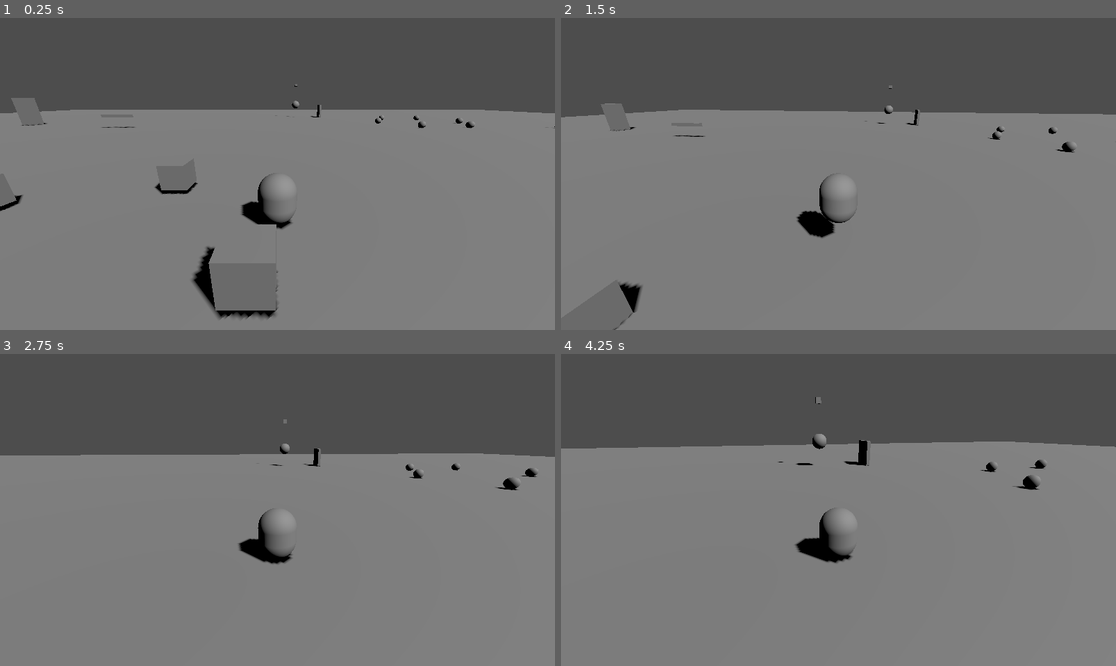
Above: before the commit, frames 1-4 (two rows, left to right).
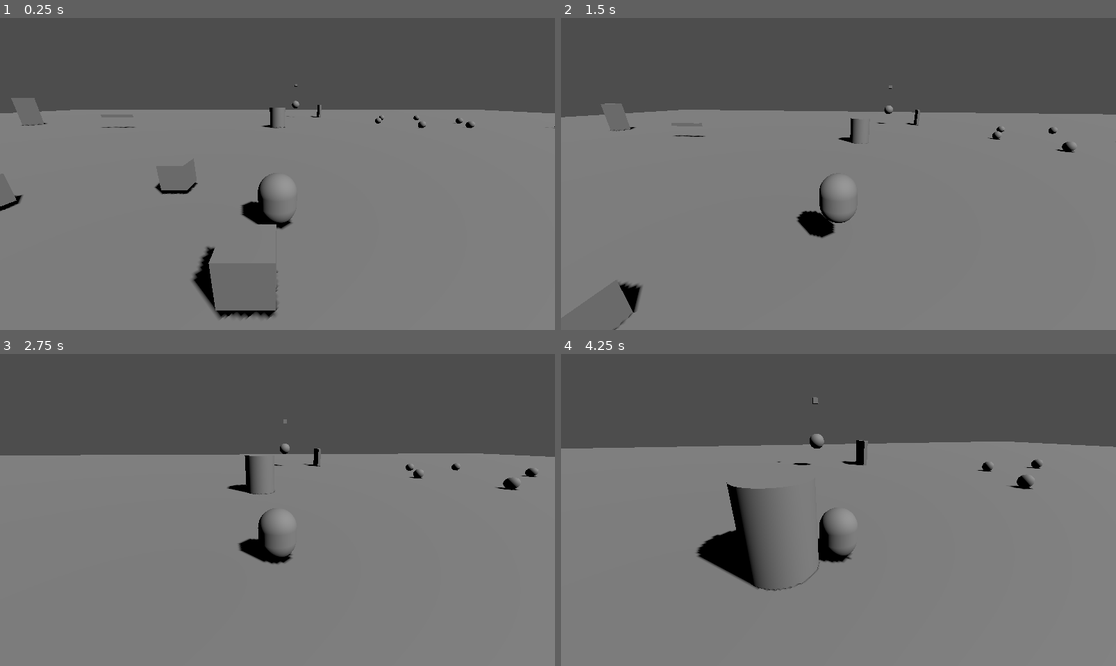
Above: after the commit, the same moments.

Repository: CrowBe/VerbEndings
Game: Godot game, scene res://scenes/core/Game.tscn
The game is run twice, just before and just after one commit, with the same random seed, the same clock (stepped at 60 frames per second) and the same inputs.
Inputs (mouse positions are in pixels of both pictures, inside the frame that each line leads up to):
- Up to frame 1 (0.25 s): no input
- Up to frame 2 (1.5 s): move the mouse to (866, 174) at 0.52 s; hold W (move_forward) from 0.53 s (still down); click (866, 174) at 0.6 s; tap Space (jump) at 0.77 s; move the mouse to (810, 174) at 1.27 s; right-click (810, 174) at 1.35 s
- Up to frame 3 (2.75 s): keep holding W (move_forward); tap Space (jump) at 1.52 s; move the mouse to (288, 503) at 2.02 s; click (288, 503) at 2.1 s
- Up to frame 4 (4.25 s): keep holding W (move_forward); move the mouse to (832, 516) at 2.77 s; right-click (832, 516) at 2.85 s; tap Space (jump) at 3.02, 3.77 s; move the mouse to (877, 513) at 3.52 s; click (877, 513) at 3.6 s

The runs differ from the first frame. In frame 1, 0.1% of the frame differs, in the area x 47-52%, y 28-36%; in frame 2, 0.1%; in frame 3, 0.3%; in frame 4, 3.6%, in the area x 5-100%, y 13-76%.

Commit message:
feat: implement Material restabilisation

Diff:
--- /dev/null
+++ b/scenes/Material.tscn
@@ -0,0 +1,19 @@
+[gd_scene load_steps=4 format=3]
+
+[ext_resource type="Script" path="res://scripts/Material.gd" id="1_material"]
+
+[sub_resource type="SphereShape3D" id="SphereShape3D_material"]
+radius = 0.35
+
+[sub_resource type="SphereMesh" id="SphereMesh_material"]
+radius = 0.35
+height = 0.7
+
+[node name="Material" type="Area3D" groups=["material_resources"]]
+script = ExtResource("1_material")
+
+[node name="CollisionShape3D" type="CollisionShape3D" parent="."]
+shape = SubResource("SphereShape3D_material")
+
+[node name="MaterialMesh" type="MeshInstance3D" parent="."]
+mesh = SubResource("SphereMesh_material")
--- /dev/null
+++ b/scenes/MaterialDispenser.tscn
@@ -0,0 +1,28 @@
+[gd_scene load_steps=4 format=3]
+
+[ext_resource type="Script" path="res://scripts/MaterialDispenser.gd" id="1_dispenser"]
+
+[sub_resource type="CylinderShape3D" id="CylinderShape3D_dispenser"]
+height = 2.0
+radius = 0.8
+
+[sub_resource type="CylinderMesh" id="CylinderMesh_dispenser"]
+height = 2.0
+top_radius = 0.8
+bottom_radius = 0.8
+
+[node name="EngineMaterialDispenser" type="Node3D"]
+script = ExtResource("1_dispenser")
+
+[node name="Apparatus" type="StaticBody3D" parent="."]
+
+[node name="CollisionShape3D" type="CollisionShape3D" parent="Apparatus"]
+transform = Transform3D(1, 0, 0, 0, 1, 0, 0, 0, 1, 0, 1, 0)
+shape = SubResource("CylinderShape3D_dispenser")
+
+[node name="ApparatusMesh" type="MeshInstance3D" parent="Apparatus"]
+transform = Transform3D(1, 0, 0, 0, 1, 0, 0, 0, 1, 0, 1, 0)
+mesh = SubResource("CylinderMesh_dispenser")
+
+[node name="DispenseSocket" type="Marker3D" parent="."]
+position = Vector3(0, 0.4, 1.1)
--- a/scenes/rounds/PuzzleRound.tscn
+++ b/scenes/rounds/PuzzleRound.tscn
@@ -1,6 +1,7 @@
-[gd_scene load_steps=4 format=3 uid="uid://cvbendpuzzler1"]
+[gd_scene load_steps=5 format=3 uid="uid://cvbendpuzzler1"]
 
 [ext_resource type="Script" path="res://scripts/rounds/PuzzleRound.gd" id="1_round"]
+[ext_resource type="PackedScene" path="res://scenes/MaterialDispenser.tscn" id="2_dispenser"]
 
 [sub_resource type="BoxShape3D" id="BoxShape3D_floor"]
 size = Vector3(120, 1, 120)
@@ -23,3 +24,6 @@
 [node name="Sun" type="DirectionalLight3D" parent="."]
 transform = Transform3D(0.707107, -0.5, 0.5, 0, 0.707107, 0.707107, -0.707107, -0.5, 0.5, 0, 20, 0)
 shadow_enabled = true
+
+[node name="EngineMaterialDispenser" parent="." instance=ExtResource("2_dispenser")]
+position = Vector3(0, 0, -18)
--- /dev/null
+++ b/scripts/Material.gd
@@ -0,0 +1,15 @@
+class_name MaterialResource
+extends Area3D
+## Material shed by an Impact or dispensed by the Semantic Engine.
+## A live Subject absorbs it on contact to Restabilise, capped at baseline.
+
+@export_range(0.0, 100.0, 0.1) var absorb_amount: float = 10.0
+
+
+func _ready() -> void:
+	body_entered.connect(_on_body_entered)
+
+
+func _on_body_entered(body: Node) -> void:
+	if body.has_method("absorb_material") and body.absorb_material(absorb_amount):
+		queue_free()
--- /dev/null
+++ b/scripts/MaterialDispenser.gd
@@ -0,0 +1,33 @@
+class_name MaterialDispenser
+extends Node3D
+## Facility apparatus that supplies Material during non-combat Experiments.
+## The Semantic Engine is offline during the Collapse, so dispensing stops.
+
+const MATERIAL_SCENE: PackedScene = preload("res://scenes/Material.tscn")
+
+@export_range(0.1, 60.0, 0.1) var dispense_interval: float = 12.0
+@export_range(0.0, 100.0, 0.1) var dispense_amount: float = 15.0
+
+@onready var dispense_socket: Marker3D = $DispenseSocket
+
+var _dispense_timer: float = 0.0
+
+
+func _physics_process(delta: float) -> void:
+	if CollapseManager.is_active:
+		_dispense_timer = 0.0
+		return
+	_dispense_timer += delta
+	if _dispense_timer >= dispense_interval:
+		_dispense_timer = 0.0
+		dispense()
+
+
+func dispense() -> MaterialResource:
+	if CollapseManager.is_active:
+		return null
+	var material_resource: MaterialResource = MATERIAL_SCENE.instantiate()
+	material_resource.absorb_amount = dispense_amount
+	get_parent().add_child(material_resource)
+	material_resource.global_position = dispense_socket.global_position
+	return material_resource
--- a/scripts/Player.gd
+++ b/scripts/Player.gd
@@ -25,6 +25,7 @@
 signal hit_performed
 signal verb_expressed(verb: Enums.VerbType)
 
+const MATERIAL_SCENE: PackedScene = preload("res://scenes/Material.tscn")
 const MOUSE_SENSITIVITY: float = 0.003
 const CAMERA_PITCH_MIN: float = deg_to_rad(-75.0)
 const CAMERA_PITCH_MAX: float = deg_to_rad(25.0)
@@ -46,6 +47,11 @@
 ## Percentage of baseline Stability restored each second. This is balance
 ## data and may be overridden per Subject.
 @export_range(0.0, 100.0, 0.1) var stabilisation_rate: float = 1.0
+## Material shed by a Subject Impact is balance data. Destabilisation makes
+## one additional shed roll because it is the strongest possible Impact.
+@export_range(0.0, 100.0, 0.1) var material_shed_amount: float = 10.0
+@export_range(0.0, 1.0, 0.01) var material_shed_probability: float = 0.35
+@export_range(0.0, 1.0, 0.01) var destabilise_shed_probability: float = 1.0
 
 ## Basic hit: the big fist.
 const HIT_COOLDOWN: float = 0.6
@@ -252,8 +258,10 @@
 			and not RoundManager.is_pvp_enabled():
 		return
 	_set_stability(maxf(stability - amount, 0.0))
+	_shed_material(material_shed_probability)
 	if stability == 0.0:
 		is_destabilised = true
+		_shed_material(destabilise_shed_probability)
 		destabilised.emit(self, source)
 
 
@@ -263,6 +271,15 @@
 	is_destabilised = false
 	_set_stability(BASELINE_STABILITY)
 	_clear_buffs()
+
+
+## Absorbs Material while this Subject is active and below baseline.
+## Returns whether any Material was consumed.
+func absorb_material(amount: float) -> bool:
+	if is_destabilised or stability >= BASELINE_STABILITY or amount <= 0.0:
+		return false
+	_set_stability(stability + amount)
+	return true
 
 
 ## Applies the universal, always-on Restabilisation as a percentage of
@@ -408,6 +425,15 @@
 	is_critical_stability = stability >= 1.0 and stability <= CRITICAL_STABILITY_MAX
 	if is_critical_stability != was_critical:
 		critical_stability_changed.emit(is_critical_stability)
+
+
+func _shed_material(probability: float) -> void:
+	if material_shed_amount <= 0.0 or randf() > clampf(probability, 0.0, 1.0):
+		return
+	var material_resource: MaterialResource = MATERIAL_SCENE.instantiate()
+	material_resource.absorb_amount = material_shed_amount
+	get_parent().add_child(material_resource)
+	material_resource.global_position = global_position
 
 
 func _in_verb_radius(body: Node3D) -> bool:
--- a/scripts/enemies/Residual.gd
+++ b/scripts/enemies/Residual.gd
@@ -17,11 +17,16 @@
 ## NETWORK: @rpc replication hook — broadcast for evolution VFX/nameplate.
 signal evolved(residual: Residual, verb: Enums.VerbType)
 
+const MATERIAL_SCENE: PackedScene = preload("res://scenes/Material.tscn")
 const BASE_HEALTH: float = 20.0
 const BASE_DAMAGE: float = 6.0
 const BASE_SPEED: float = 3.0
 const ATTACK_RANGE: float = 1.6
 const ATTACK_COOLDOWN: float = 1.2
+
+@export_range(0.0, 100.0, 0.1) var material_shed_amount: float = 10.0
+@export_range(0.0, 1.0, 0.01) var material_shed_probability: float = 0.35
+@export_range(0.0, 1.0, 0.01) var destabilise_shed_probability: float = 1.0
 
 ## Stat mutations applied when a residual takes on a verb.
 const VERB_MUTATIONS: Dictionary = {
@@ -100,7 +105,9 @@
 	if health <= 0.0:
 		return
 	health -= amount
+	_shed_material(material_shed_probability)
 	if health <= 0.0:
+		_shed_material(destabilise_shed_probability)
 		residual_died.emit(self, attacker_player_id)
 		queue_free()
 
@@ -163,3 +170,12 @@
 			best_distance = distance
 			best = body
 	return best
+
+
+func _shed_material(probability: float) -> void:
+	if material_shed_amount <= 0.0 or randf() > clampf(probability, 0.0, 1.0):
+		return
+	var material_resource: MaterialResource = MATERIAL_SCENE.instantiate()
+	material_resource.absorb_amount = material_shed_amount
+	get_parent().add_child(material_resource)
+	material_resource.global_position = global_position
--- a/tests/test_stability.gd
+++ b/tests/test_stability.gd
@@ -47,8 +47,16 @@
 	_expect(is_equal_approx(subject.stability, subject.BASELINE_STABILITY),
 			"Stabilisation Rate stops exactly at baseline")
 
+	subject._set_stability(92.0)
+	_expect(subject.absorb_material(20.0),
+			"a live Subject below baseline absorbs Material")
+	_expect(is_equal_approx(subject.stability, subject.BASELINE_STABILITY),
+			"Material absorption is capped at baseline Stability")
+
 	subject._set_stability(1.0)
 	subject.apply_impact(1.0)
+	_expect(not subject.absorb_material(20.0),
+			"a Destabilised Subject cannot absorb Material")
 	subject._apply_stabilisation(10.0)
 	_expect(is_equal_approx(subject.stability, 0.0),
 			"Destabilised Subjects do not recover through the rate")
Not shown, changed: docs/ARCHITECTURE.md
Not shown, changed: docs/VALIDATION.md
